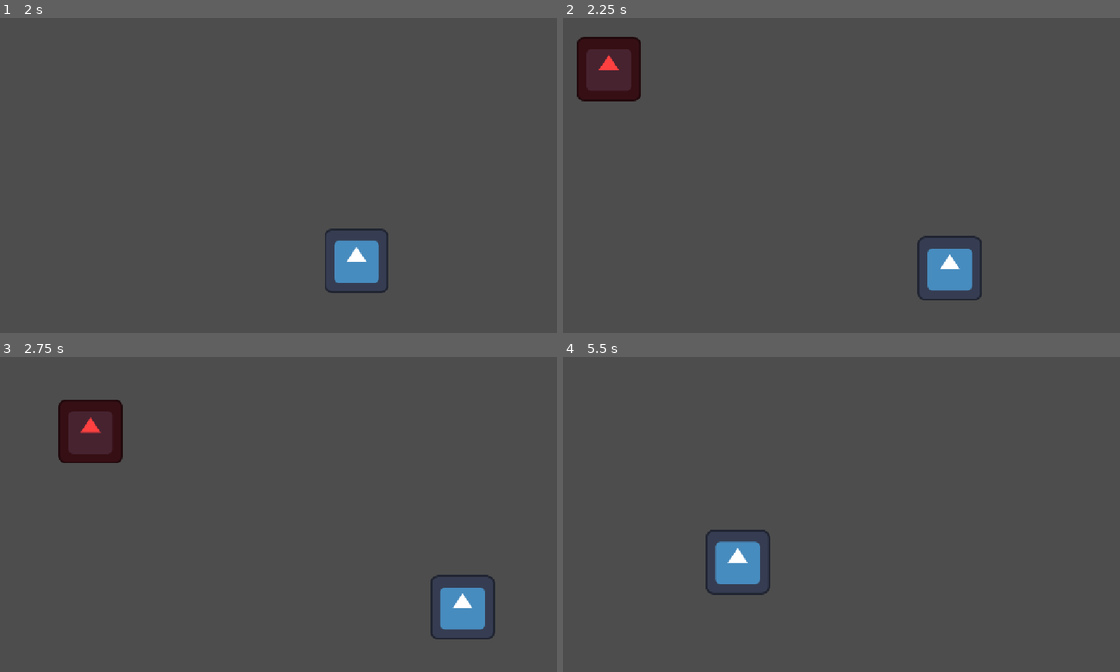
Above: before the commit, frames 1-4 (two rows, left to right).
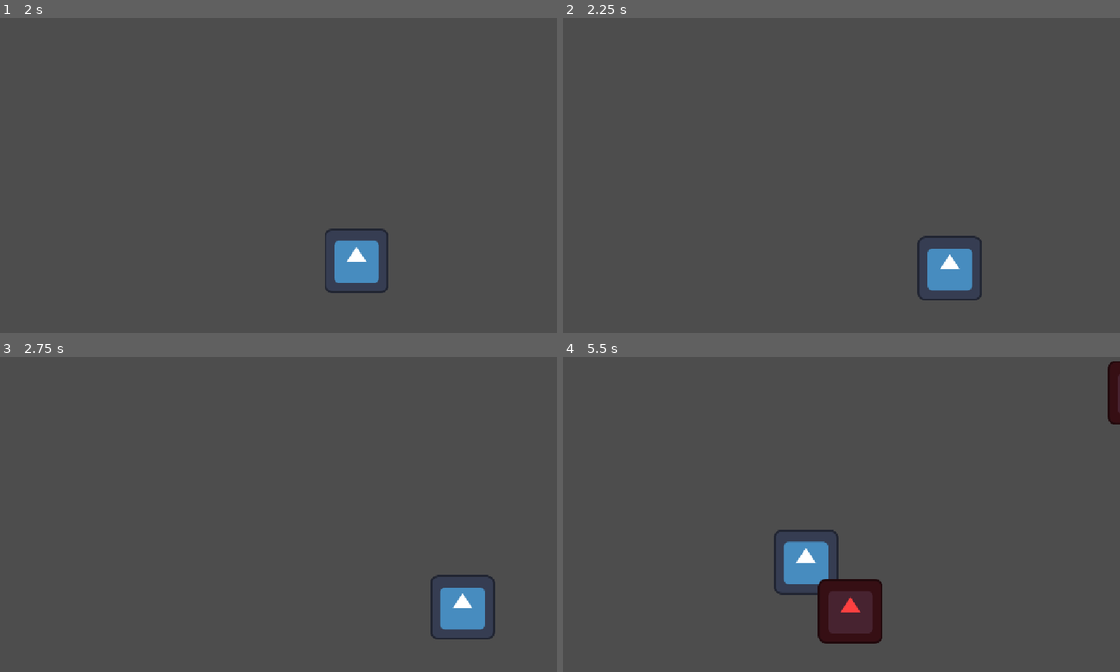
Above: after the commit, the same moments.

Repository: NxtCreator/little-archery
Game: Godot game, scene res://scenes/main.tscn
Two runs of this game, one before a commit and one after it. Both use one fixed random seed, a clock stepped at 60 frames per second and the inputs below. The engine's default icon, where the game draws it, is replaced by a stand-in: a white triangle on a blue panel in a dark square.
Inputs (mouse positions are in pixels of both pictures, inside the frame that each line leads up to):
- Up to frame 1 (2 s): tap Enter at 0.5 s; move the mouse to (395, 153) at 0.52 s; hold D (move_right) 0.53-1.28 s; tap Alt at 0.6 s; click (395, 153) at 0.67 s; move the mouse to (150, 184) at 1.27 s; hold S (move_down) from 1.28 s (still down); tap Shift at 1.35 s
- Up to frame 2 (2.25 s): move the mouse to (886, 96) at 2.02 s; release S (move_down) at 2.03 s; hold D (move_right) from 2.03 s (still down); tap Alt at 2.1 s
- Up to frame 3 (2.75 s): keep holding D (move_right)
- Up to frame 4 (5.5 s): move the mouse to (802, 574) at 2.77 s; release D (move_right) at 2.78 s; hold W (move_up) 2.78-3.53 s; tap Shift at 2.85, 4.35 s; click (802, 574) at 2.92 s; move the mouse to (1003, 558) at 3.52 s; hold A (move_left) 3.53-5.03 s; tap Alt at 3.6, 5.1 s; move the mouse to (652, 460) at 4.27 s; move the mouse to (858, 508) at 5.02 s; hold S (move_down) from 5.03 s (still down); click (858, 508) at 5.17 s

Frame 1 is identical in both runs. In frame 2, 2.3% of the frame differs, in the area x 2-14%, y 5-27%; in frame 3, 2.3%; in frame 4, 5.6%, in the area x 25-100%, y 1-92%.

Commit message:
Spawn enemies at a random angle around the player, skipping if the player is gone

Diff:
--- a/scenes/main.gd
+++ b/scenes/main.gd
@@ -1,7 +1,11 @@
 extends Node2D
+@export var spawn_distance = 700
 
 
 func _on_timer_timeout() -> void:
 	var enemy = preload("res://scenes/enemy.tscn").instantiate()
+	var player = get_tree().get_first_node_in_group("player")
+	var angle = randf() * TAU
+	var direction = Vector2.from_angle(angle)
 	add_child(enemy)
-	enemy.global_position = Vector2(100, 100)
+	enemy.global_position = player.global_position + direction * spawn_distance
